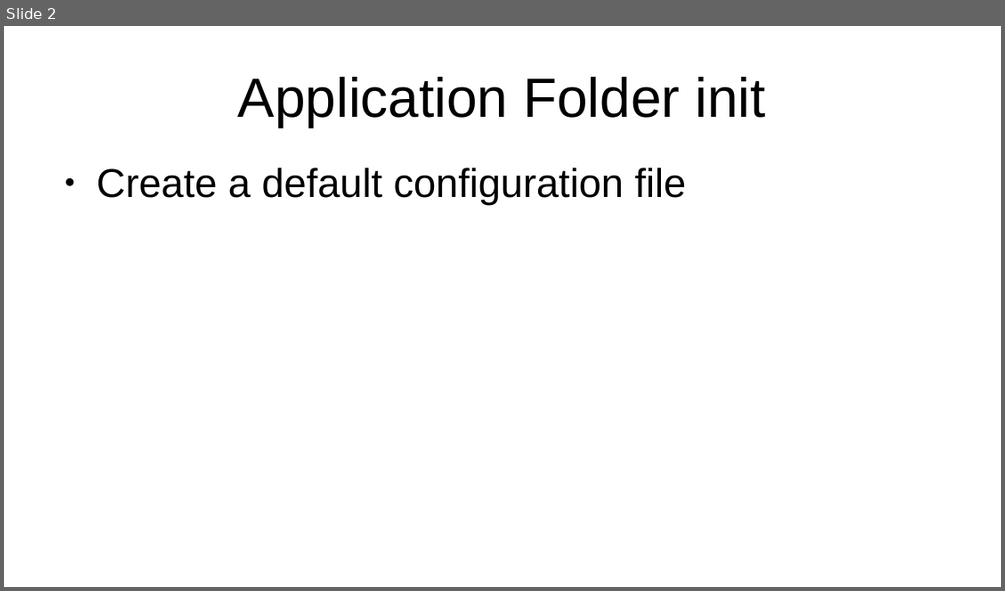
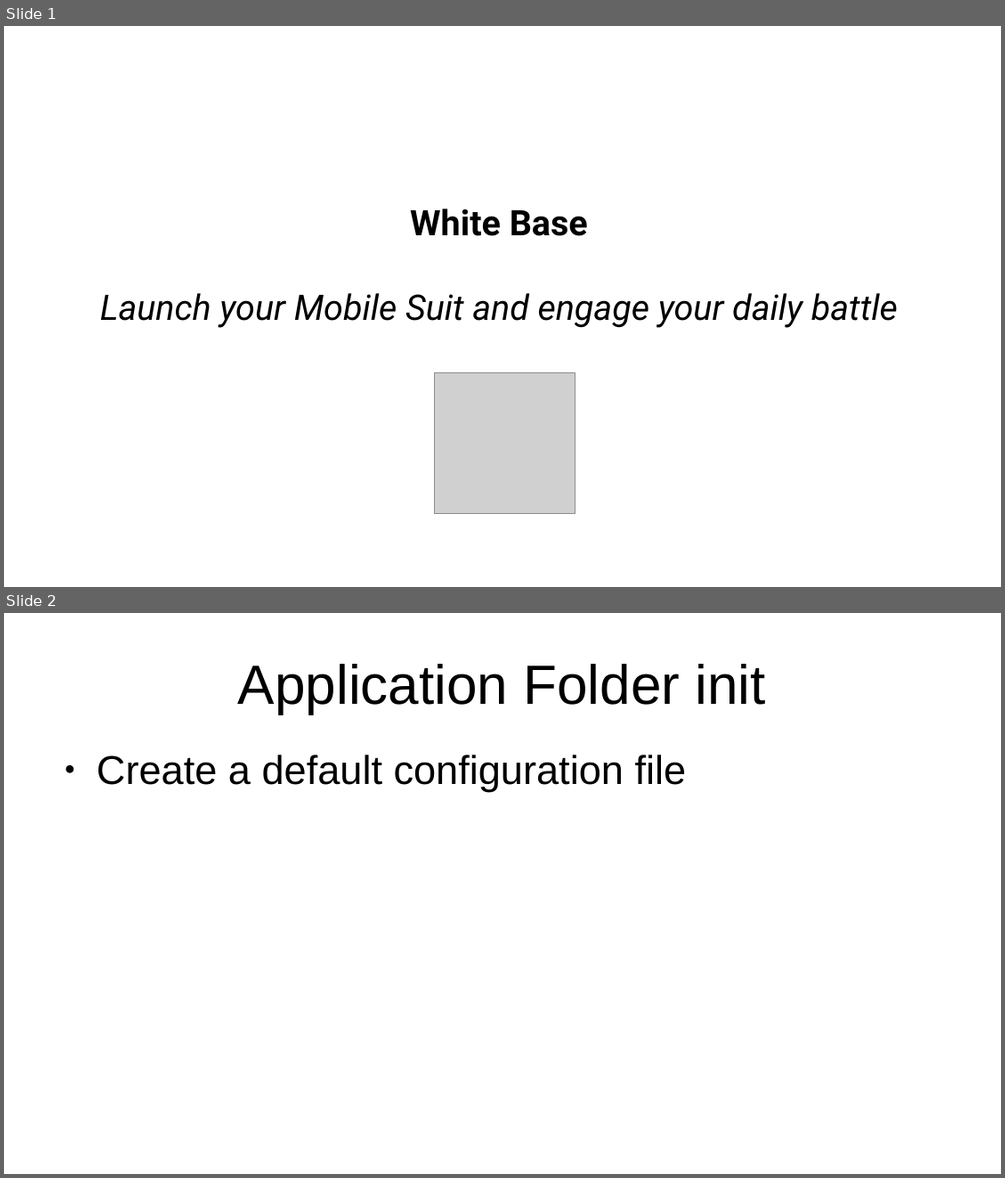
Before and after one commit to g-gualeni/QtWhiteBase, a slide deck: WhiteBase Doc/WhiteBase Stories.odp. Shown one above the other, each under a label of ours: slide 2 before the commit, slides 1 and 2 after it. The pictures are 1005x591 and 1005x1178 pixels, drawn with LibreOffice and Linux fonts; fonts in the diff are those of the drawing; grey boxes stand for pictures. Boxes give left, top, right and bottom in pixels: in the first picture for what was removed or moved away, otherwise in the second. Text is boxed around its words. In the diff, an @@ line names an element or a change of style, - is before the commit and + after.

```diff
--- a/WhiteBase Doc/WhiteBase Stories.odp
+++ b/WhiteBase Doc/WhiteBase Stories.odp
@@ slide 1 added at (4,26,1001,587), background #FFFFFF @@
@@ subtitle added at (100,208,898,328), 28 pt, text #000000, italic @@
+White Base
+Launch your Mobile Suit and engage your daily battle
@@ picture added at (435,372,575,514) @@
```
Also in this commit, not shown: 5 other slides added, 1 slide removed.
